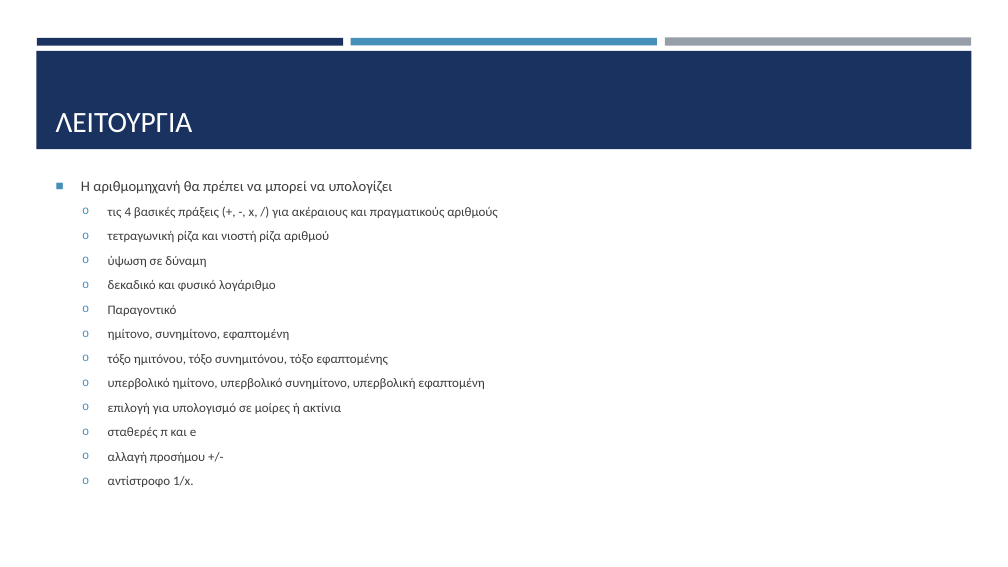
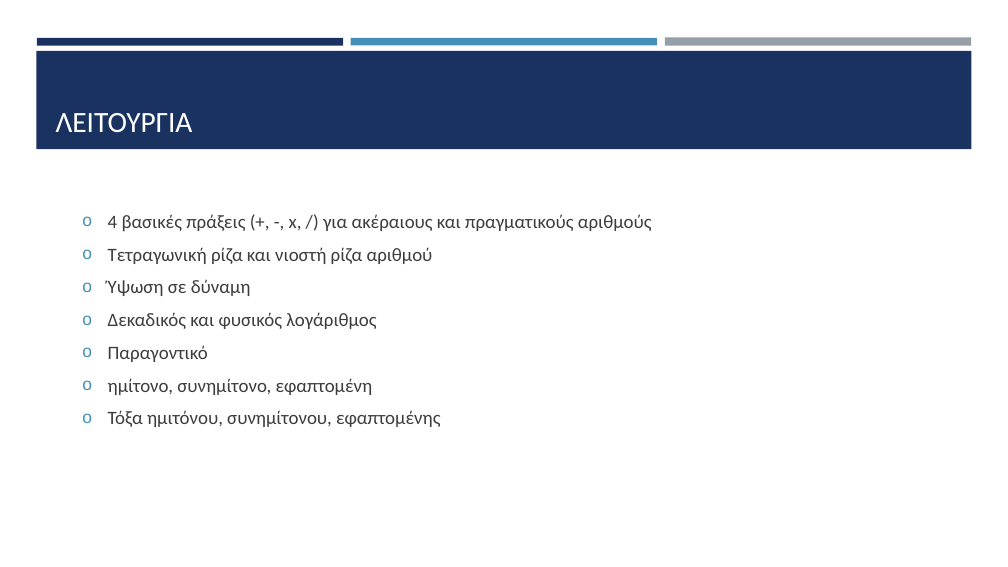
Before and after one commit to HLE47-GROUP03/Scientific_Calculator, a slide deck: slide 3 of sci_calc_main/documentation/Παρουσίαση.pptx. Drawn at 1008x567 pixels with LibreOffice and Linux fonts; fonts in the diff are those of the drawing. Boxes give left, top, right and bottom in pixels: in the first picture for what was removed or moved away, otherwise in the second. Text is boxed around its words. In the diff, an @@ line names an element or a change of style, - is before the commit and + after.

Commit message:
updated presentation

```diff
--- a/sci_calc_main/documentation/Παρουσίαση.pptx
+++ b/sci_calc_main/documentation/Παρουσίαση.pptx
@@ text at [108,214,652,329]: text changed; size 12.4 to 18 pt @@
-■ Η αριθμομηχανή θα πρέπει να μπορεί να υπολογίζει
-  o τις 4 βασικές πράξεις (+, -, x, /) για ακέραιους και πραγματικούς αριθμούς
-  o τετραγωνική ρίζα και νιοστή ρίζα αριθμού
-  o ύψωση σε δύναμη
-  o δεκαδικό και φυσικό λογάριθμο
+  o 4 βασικές πράξεις (+, -, x, /) για ακέραιους και πραγματικούς αριθμούς
+  o Τετραγωνική ρίζα και νιοστή ρίζα αριθμού
+  o Ύψωση σε δύναμη
+  o Δεκαδικός και φυσικός λογάριθμος
@@ text at [108,345,373,395]: size 12.4 to 18 pt in "Παραγοντικό", "ημίτονο, συνημίτονο, εφαπτομένη"; more space between paragraphs @@
@@ text at [108,410,440,427]: text changed; size 12.4 to 18 pt @@
-  o τόξο ημιτόνου, τόξο συνημιτόνου, τόξο εφαπτομένης
-  o υπερβολικό ημίτονο, υπερβολικό συνημίτονο, υπερβολική εφαπτομένη
-  o επιλογή για υπολογισμό σε μοίρες ή ακτίνια
-  o σταθερές π και e
-  o αλλαγή προσήμου +/-
-  o αντίστροφο 1/x.
+  o Τόξα ημιτόνου, συνημίτονου, εφαπτομένης
```
Also in this commit, not shown: 3 other slides changed, 18 slides added, 1 slide removed, 1 other file.
